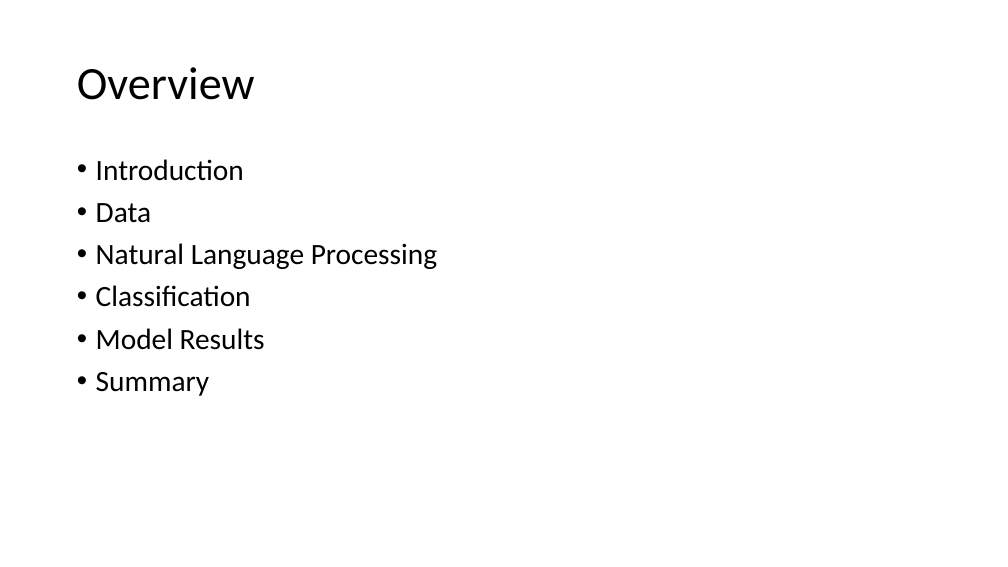
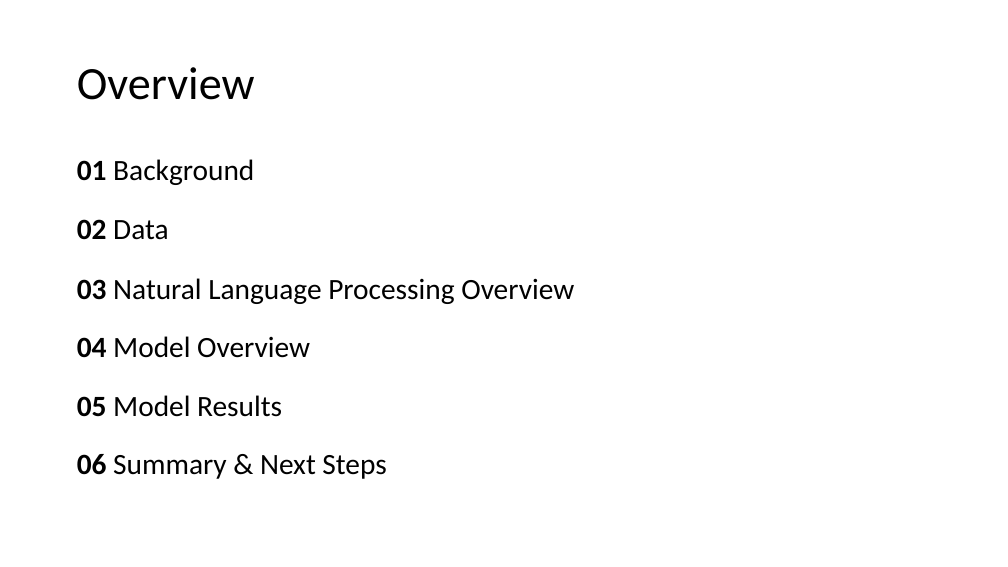
Before and after one commit to sstarkjr/NLP-food-safety-classification, a slide deck: slide 2 of Presentation.pptx (slide 3 before the commit). Drawn at 1008x567 pixels with LibreOffice and Linux fonts; fonts in the diff are those of the drawing. Boxes give left, top, right and bottom in pixels: in the first picture for what was removed or moved away, otherwise in the second. Text is boxed around its words. In the diff, an @@ line names an element or a change of style, - is before the commit and + after.

```diff
--- a/Presentation.pptx
+++ b/Presentation.pptx
@@ text at (77,159,574,479): text changed @@
-• Introduction
-• Data
-• Natural Language Processing
-• Classification
-• Model Results
-• Summary
+01 Background
+02 Data
+03 Natural Language Processing Overview
+04 Model Overview
+05 Model Results
+06 Summary & Next Steps
```
Also in this commit, not shown: 3 other slides changed, 3 slides added, 2 slides removed, 1 other file.
